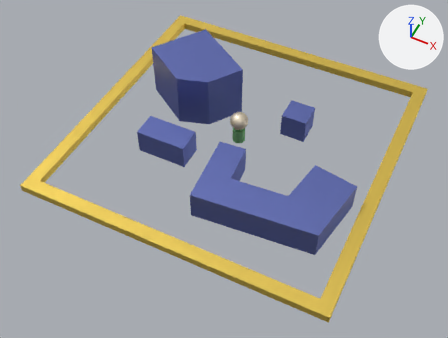
The glTF model glb/object.glb, before and after one commit.
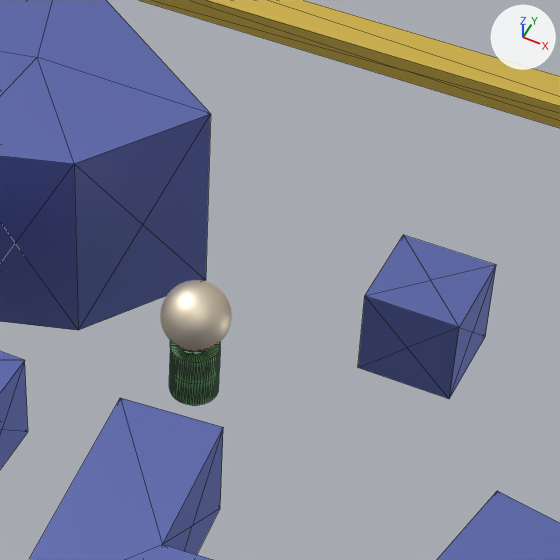
There are two pictures of each version: one whole from a 50 mm camera at (7.27, -15.85, 17.69) aimed at (0.12, -1.56, -0.18), one close up on the part from 42% to 74% of the width and 12% to 54% of the height. The axes (+X, +Y, +Z) are drawn at upper right. The lights are the same throughout. The close-ups show mesh edges as thin lines. Where no turn or scale is listed for an object, it has been applied to the vertices.

Objects in the first close-up: 'Body1', 'Body2', 'Body3', 'Body4', 'body', 'head', 'wall'.
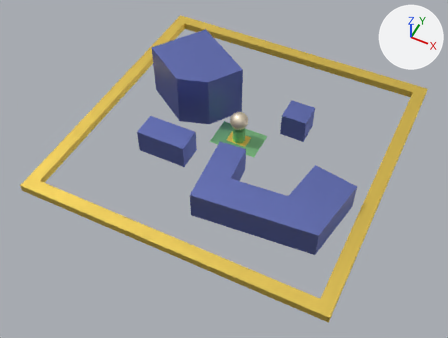
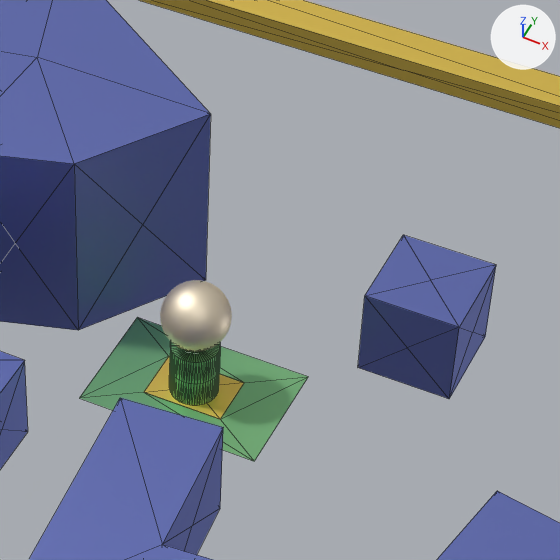
What changed in the scene script:
```text
Add mat_plastic___matte__green:
    mat_plastic___matte__green = principled_material('Plastic - Matte (Green)')
    mat_plastic___matte__green.base_color = (0.267, 0.588, 0.282)  # green #8dca91
    mat_plastic___matte__green.metallic = 1.0
    mat_plastic___matte__green.roughness = 0.553
Add me_body2_1:
    me_body2_1.from_pydata([(0.427, 0.288, 0.0), (-0.427, 0.288, 0.0), (-0.427, -0.288, 0.0), (0.427, -0.288, 0.0), (0.0, 0.0, 0.0)], [], [(3, 0, 4), (4, 0, 1), (4, 1, 2), (2, 3, 4)])
    me_body2_1.materials.append(mat_plastic___glossy__yellow__001)  # yellow #f5d768
Add me_body1_1:
    me_body1_1.from_pydata([(-0.43, 0.29, 0.0), (0.43, 0.29, 0.0), (0.43, -0.29, 0.0), (-0.43, -0.29, 0.0), (0.97, 0.65, 0.0), (-0.97, 0.65, 0.0), (-0.97, -0.65, 0.0), (0.97, -0.65, 0.0)], [], [(1, 5, 0), (0, 5, 6), (0, 6, 3), (3, 6, 7), (3, 7, 2), (2, 7, 4), (2, 4, 1), (1, 4, 5)])
    me_body1_1.materials.append(mat_plastic___matte__green)  # green #8dca91
Add ob_body2_001:
    ob_body2_001 = bpy.data.objects.new('Body2.001', me_body2_1)
    ob_body2_001.location = (0.0, 0.0, 0.0)
Add ob_body1_001:
    ob_body1_001 = bpy.data.objects.new('Body1.001', me_body1_1)
    ob_body1_001.location = (0.0, 0.0, 0.0)
```

Changed parts and their boxes (x1, y1, x2, y2) in the close-ups (560 x 560 px):
'Body1.001', added (green)
    after: (79, 317, 308, 461)
'Body2.001', added (yellow)
    after: (144, 356, 244, 419)
